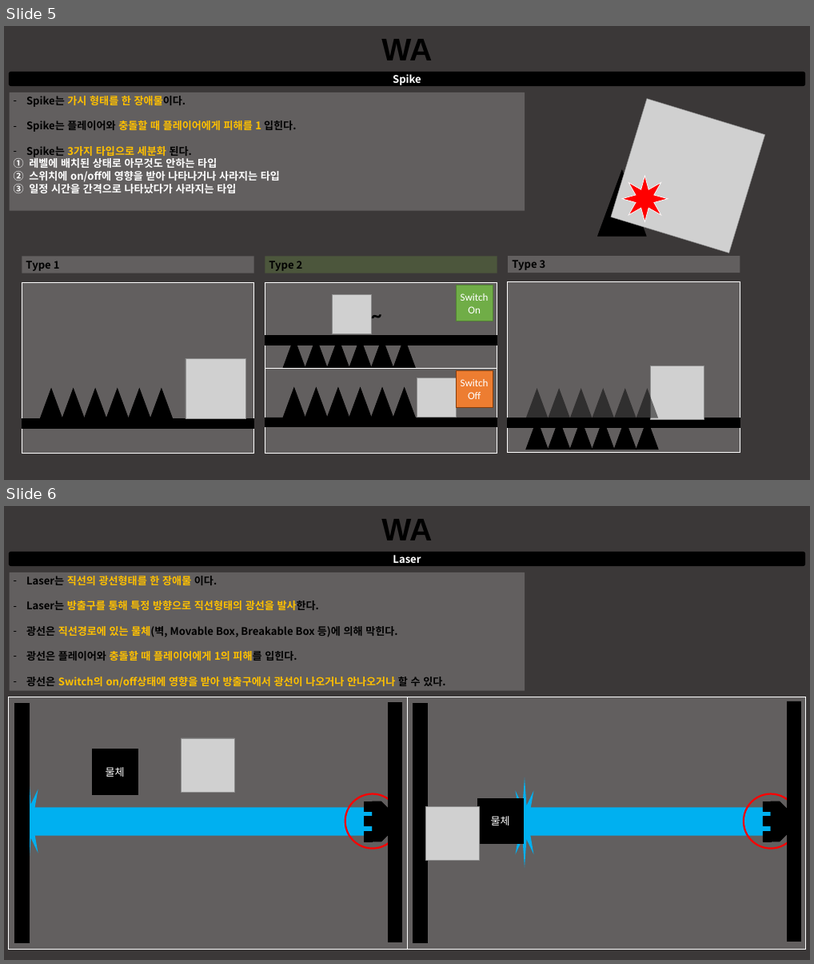
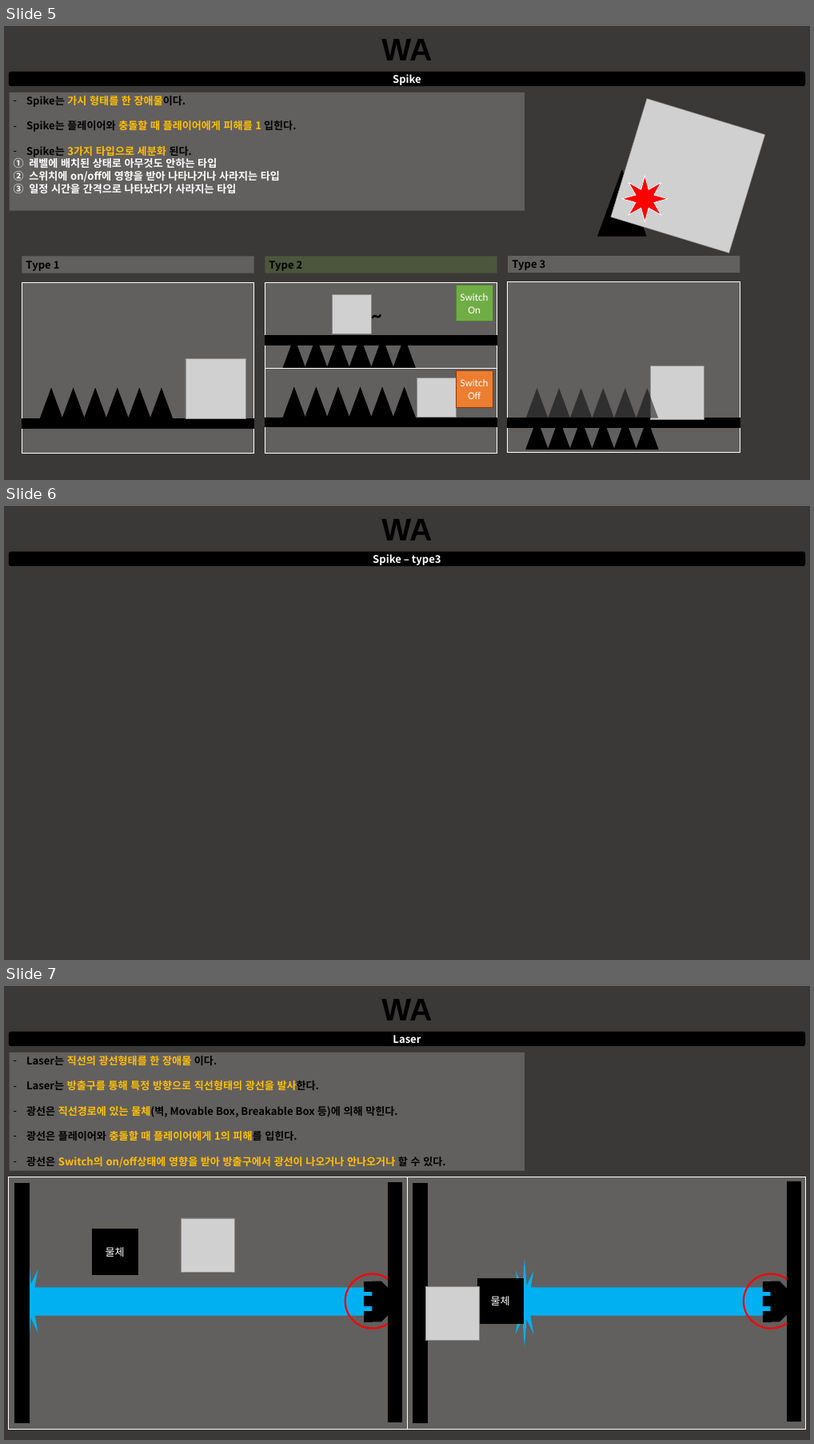
Before and after one commit to taeseongeom/WA, a slide deck: 기획서/신버전/적대적 오브젝트 기획서.pptx. Shown one above the other, each under a label of ours: slides 5 and 6 before the commit, slides 5, 6 and 7 after it. The pictures are 814x964 and 814x1444 pixels, drawn with LibreOffice and Linux fonts; fonts in the diff are those of the drawing; grey boxes stand for pictures. Boxes give left, top, right and bottom in pixels: in the first picture for what was removed or moved away, otherwise in the second. Text is boxed around its words. In the diff, an @@ line names an element or a change of style, - is before the commit and + after.

```diff
--- a/기획서/신버전/적대적 오브젝트 기획서.pptx
+++ b/기획서/신버전/적대적 오브젝트 기획서.pptx
@@ slide 6 added at bbox=[4, 506, 810, 960], background #3B3838 @@
@@ text added at bbox=[382, 519, 432, 540], 54 pt, text #000000, bold @@
+WA
@@ rounded rectangle added at bbox=[9, 552, 806, 566], fill #000000, 18 pt, text #FFFFFF, bold @@
+Spike – type3
@@ what was slide 6 is now slide 7 @@
```
Also in this commit, not shown: 2 other files.
